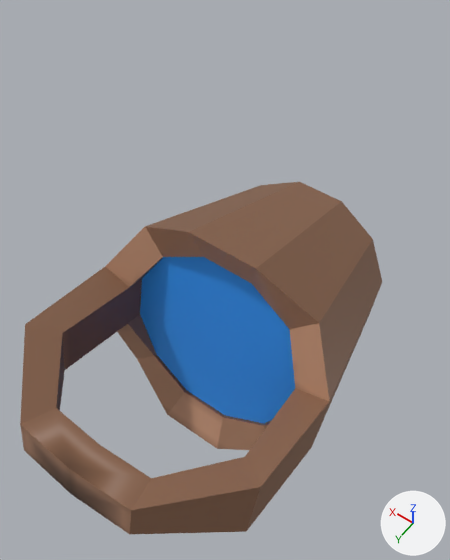
A saved change to the FBX model Assets/Models/Bucket.fbx.
Rendered twice from a camera (50 mm lens) standing at (-77.7, 168.5, 218.6) and looking at (0.9, 58.6, 45.8). Lighting does not change. The marker at lower right points along +X, +Y and +Z. Both versions are drawn at frame 7 of the action 'DropWater'; the numbers are the values there.

Objects in the first picture: 'Bucket', 'Water_1'.
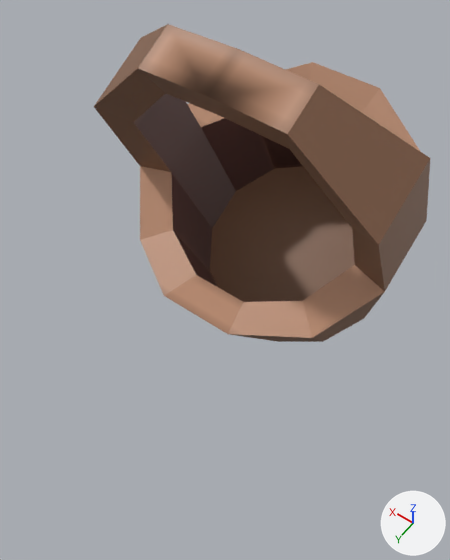
Commit message: Improvement on water

ob_water is not drawn itself; it is the parent of ob_water_1.
ob_main is not drawn itself; it is the parent of ob_bucket.

Where the change shows, as pixel boxes [x1, y1, x2, y2] in the pictures (450 x 560 px):
'Bucket', turned
    before: [20, 182, 382, 534]
    after: [94, 24, 430, 342]
'Water_1', turned, rescaled (not visible afterwards)
    before: [140, 257, 295, 423]

The change in detail:
Object 'Main' (ob_main) turns from (13, 0, 0) to (65, 0, 0) degrees about x, y and z.
Object 'Water' (ob_water) turns from (13, 0, 0) to (65, 0, 0) degrees about x, y and z.
Object 'Water' (ob_water) is rescaled from (1.0, 3.6, 1.0) to (1.0, 0.36, 1.0).
